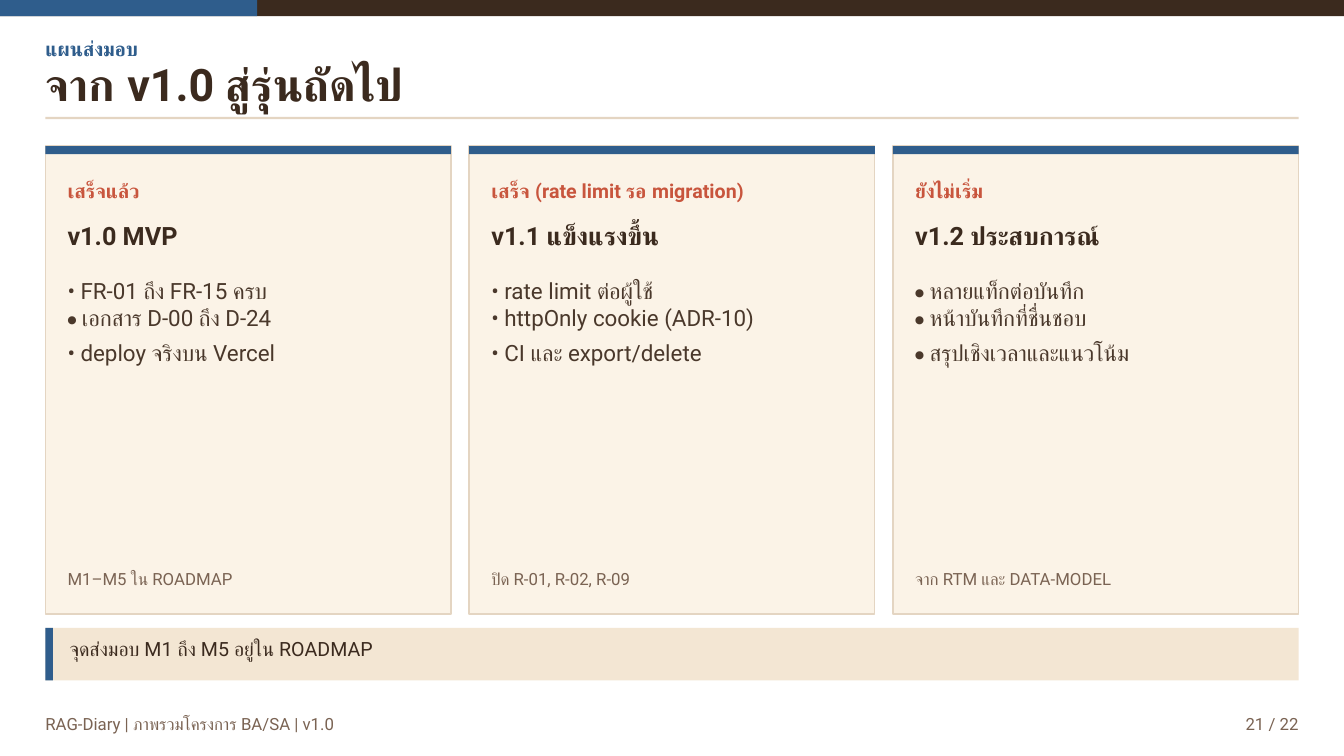
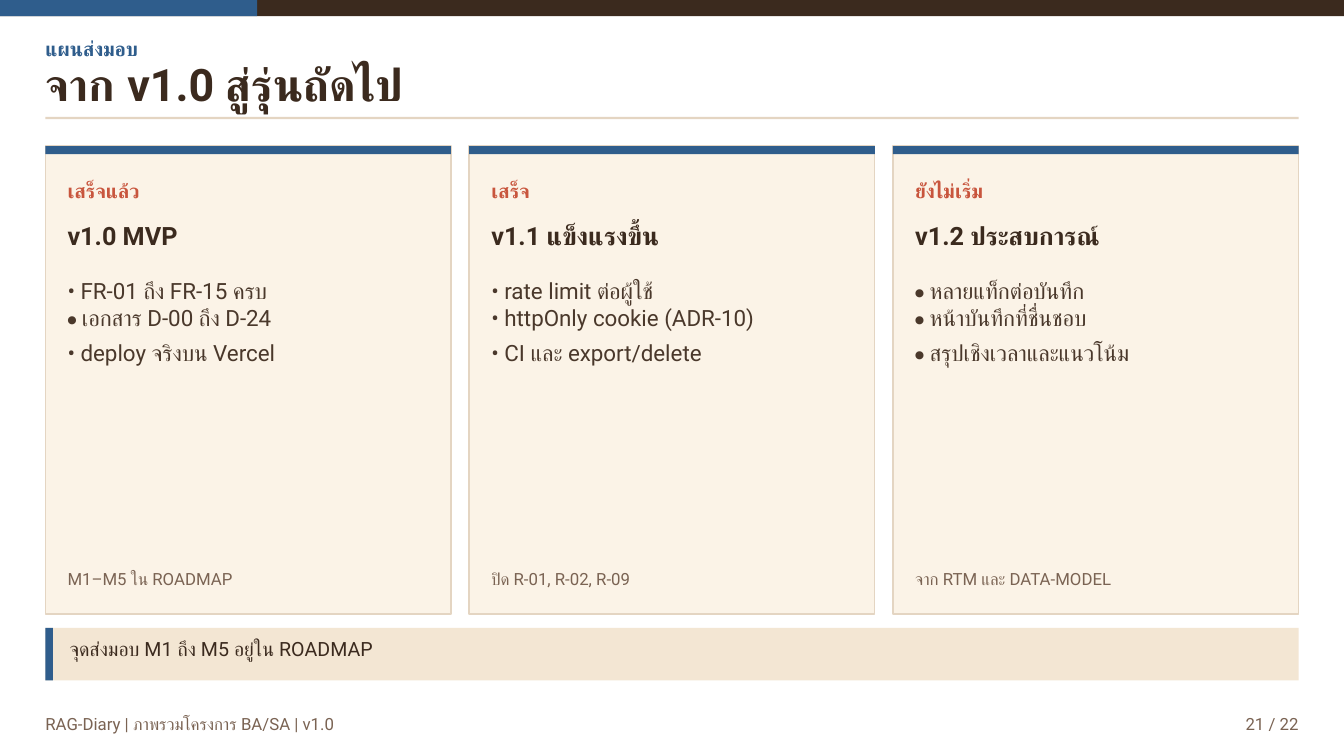
Before and after one commit to Zynin43839/oranut-blueprint, a slide deck: slide 21 of assets/media/deck.pptx. Drawn at 1344x756 pixels with LibreOffice and Linux fonts; fonts in the diff are those of the drawing. Boxes give left, top, right and bottom in pixels: in the first picture for what was removed or moved away, otherwise in the second. Text is boxed around its words. In the diff, an @@ line names an element or a change of style, - is before the commit and + after.

Commit message:
docs: record the rate limit as active
The limiter was switched on and verified, so the documents stop describing it as
pending.

- C4, API contract, product brief, SRS and roadmap now say it is enabled
- R-02 moves to closed, with the verification recorded next to it
- the test plan logs the 12 Nov run: five 503 responses, then 429 with
  Retry-After: 60 on calls six and seven
- rebuild the seven affected PDFs in both languages and refresh the decks

```diff
--- a/assets/media/deck.pptx
+++ b/assets/media/deck.pptx
@@ text at (491, 183, 529, 199): text changed @@
-เสร็จ (rate limit รอ migration)
+เสร็จ
```
Also in this commit, not shown: 2 other slides changed, 19 other files.
